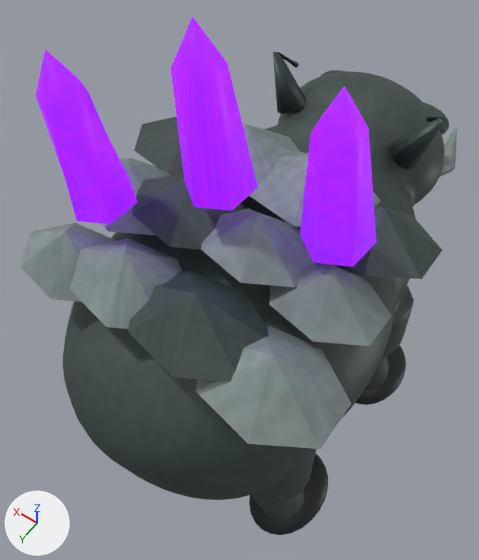
The FBX model Assets/Export/Characters/boulderback/SK_boulderback.fbx: old version first, new version second.
Both versions are drawn from a 50 mm camera at (-0.94, 1.39, 3.22) aimed at (0.05, 0.0, 1.04). The lights are fixed; the arrows at lower left show +X, +Y and +Z. The picture after the commit comes second.

Names of what the first picture shows: 'SK_boulderback'.
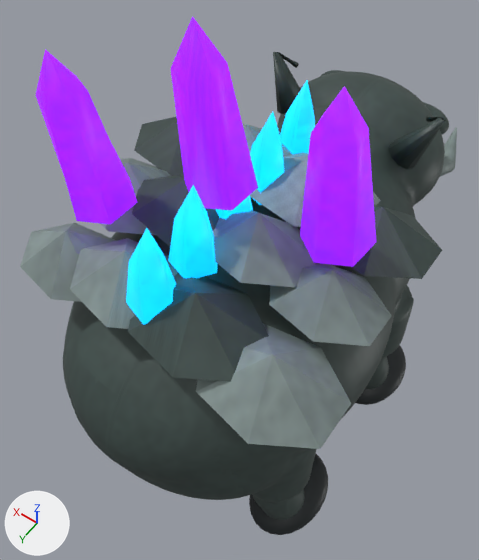
What differs and where, as boxes (x1, y1, x2, y2) in the pictures (479 x 560 px):
part 1 of me_sphere_156, added (cyan)
    after: (280, 80, 315, 154)
part 2 of me_sphere_156, added (cyan)
    after: (250, 112, 284, 205)
part 3 of me_sphere_156, added
    after: (216, 195, 253, 219)
part 4 of me_sphere_156, added (cyan)
    after: (168, 185, 217, 279)
part 5 of me_sphere_156, added (cyan)
    after: (126, 228, 176, 325)

The change in detail:
me_sphere_156 is used by ob_sk_boulderback; location (0.0, 0.0, 0.0).
me_sphere_156 had 19832 vertices, 20038 faces and spanned x -0.66..0.68, y -1.35..0.88, z -0.01..2.34.
me_sphere_156 now has 19907 vertices, 20098 faces and spans x -0.66..0.68, y -1.35..0.88, z -0.01..2.34.
me_sphere_156 part 1: a new loose piece of 15 vertices spanning x -0.09..0.07, y -0.39..-0.21, z 1.52..1.85, in mat_m_riftglow.
me_sphere_156 part 2: a new loose piece of 15 vertices spanning x -0.09..0.07, y -0.18..0.0, z 1.52..1.85, in mat_m_riftglow.
me_sphere_156 part 3: a new loose piece of 15 vertices spanning x -0.09..0.07, y 0.03..0.21, z 1.52..1.85, in mat_m_riftglow.
me_sphere_156 part 4: a new loose piece of 15 vertices spanning x -0.09..0.07, y 0.24..0.42, z 1.52..1.85, in mat_m_riftglow.
me_sphere_156 part 5: a new loose piece of 15 vertices spanning x -0.09..0.07, y 0.45..0.63, z 1.52..1.85, in mat_m_riftglow.
